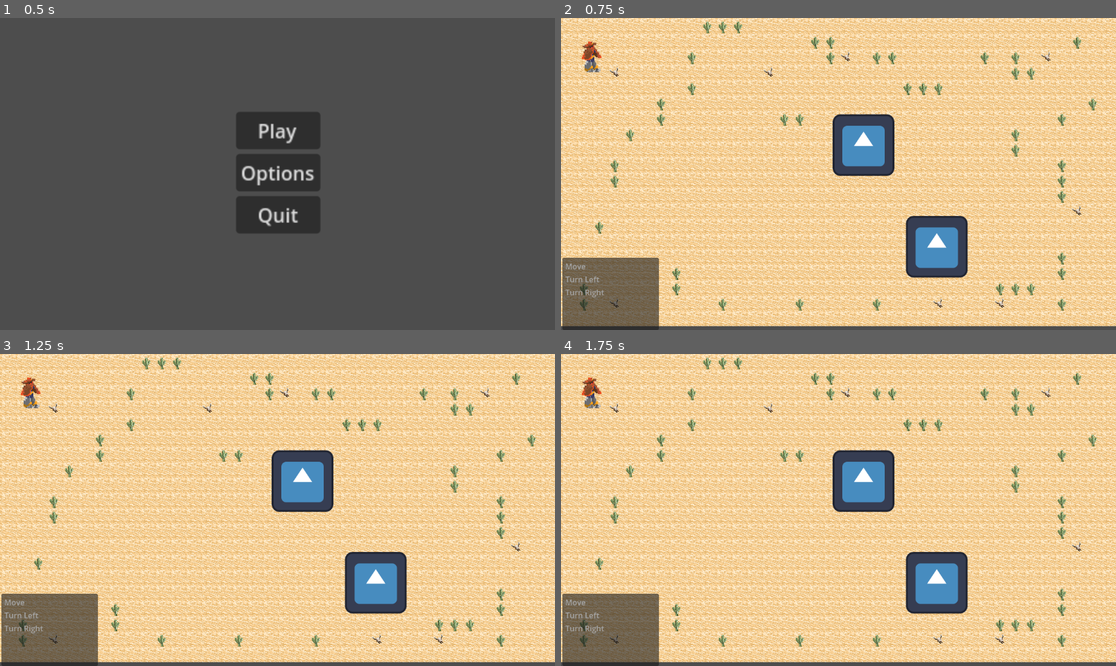
Above: before the commit, frames 1-4 (two rows, left to right).
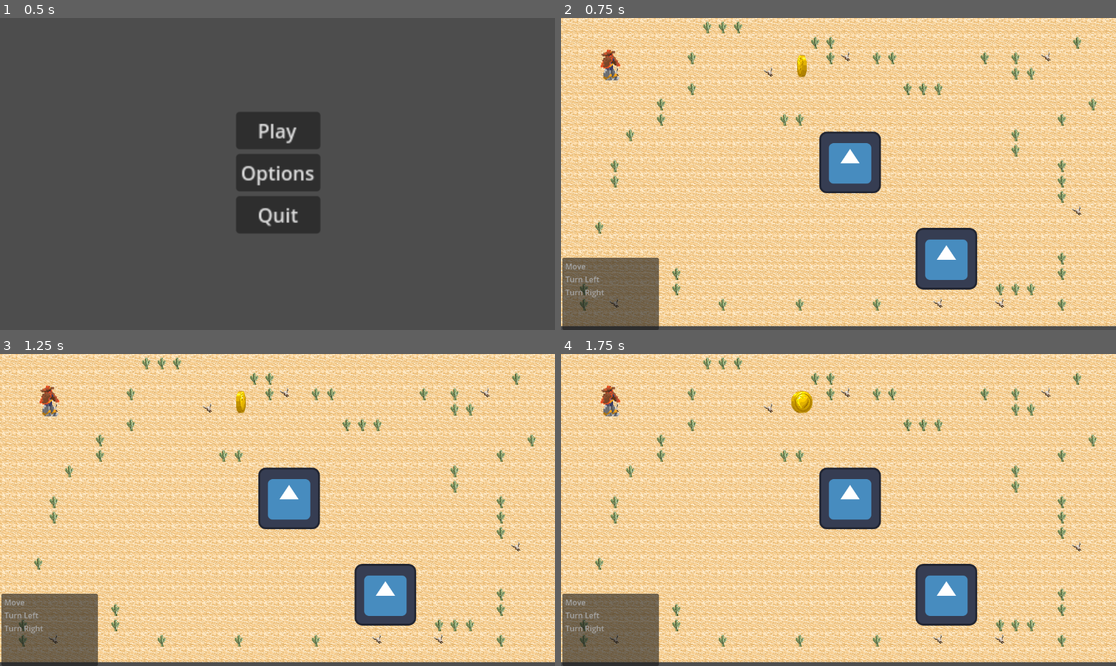
Above: after the commit, the same moments.

Repository: RunningGriffin/Hackathon-BYU-I
Game: Godot game, scene res://mainMenu.tscn
The game is run twice, just before and just after one commit, with the same random seed, the same clock (stepped at 60 frames per second) and the same inputs. The engine's default icon, where the game draws it, is replaced by a stand-in: a white triangle on a blue panel in a dark square.
Inputs:
- Up to frame 1 (0.5 s): no input
- Up to frame 2 (0.75 s): click "Play" at 0.5 s
- Up to frame 3 (1.25 s): no input
- Up to frame 4 (1.75 s): no input

Frame 1 is identical in both runs. In frame 2, 5.8% of the frame differs, in the area x 3-76%, y 7-88%; in frame 3, 5.8%; in frame 4, 6.0%.

Commit message:
coin/ minor changed to other classes

Diff:
--- /dev/null
+++ b/coin.gd
@@ -0,0 +1,6 @@
+extends Area2D
+
+
+# Called when the node enters the scene tree for the first time.
+func _ready():
+	$AnimatedSprite2D.play("animated")
--- /dev/null
+++ b/coin.tscn
@@ -0,0 +1,157 @@
+[gd_scene load_steps=34 format=3 uid="uid://c85tgs1l0pydn"]
+
+[ext_resource type="Texture2D" uid="uid://5nm6c5nx6gwy" path="res://images/PNG/Gold/Gold_1.png" id="1_2acro"]
+[ext_resource type="Script" path="res://coin.gd" id="1_cs0tx"]
+[ext_resource type="Texture2D" uid="uid://ds0jyjaxjgesr" path="res://images/PNG/Gold/Gold_2.png" id="2_lcou7"]
+[ext_resource type="Texture2D" uid="uid://ccn77secjpb3r" path="res://images/PNG/Gold/Gold_3.png" id="3_tll3p"]
+[ext_resource type="Texture2D" uid="uid://mawicwwi8nbe" path="res://images/PNG/Gold/Gold_4.png" id="4_1ealh"]
+[ext_resource type="Texture2D" uid="uid://b2g8kil2dr88u" path="res://images/PNG/Gold/Gold_5.png" id="5_th2p8"]
+[ext_resource type="Texture2D" uid="uid://1101kdba7ycn" path="res://images/PNG/Gold/Gold_6.png" id="6_8iepy"]
+[ext_resource type="Texture2D" uid="uid://73cf3wsb526f" path="res://images/PNG/Gold/Gold_7.png" id="7_on72a"]
+[ext_resource type="Texture2D" uid="uid://omx5o5utep6r" path="res://images/PNG/Gold/Gold_8.png" id="8_uc5n3"]
+[ext_resource type="Texture2D" uid="uid://dipr3h6k8js8g" path="res://images/PNG/Gold/Gold_9.png" id="9_cj8mh"]
+[ext_resource type="Texture2D" uid="uid://by4gegmcc8c60" path="res://images/PNG/Gold/Gold_11.png" id="10_3gvys"]
+[ext_resource type="Texture2D" uid="uid://defsaaf0al0lb" path="res://images/PNG/Gold/Gold_10.png" id="11_ng4bk"]
+[ext_resource type="Texture2D" uid="uid://qhbtjbp4s822" path="res://images/PNG/Gold/Gold_12.png" id="12_tb675"]
+[ext_resource type="Texture2D" uid="uid://43poqaq3r07m" path="res://images/PNG/Gold/Gold_13.png" id="13_0hsw1"]
+[ext_resource type="Texture2D" uid="uid://cjmnf1i8m25lu" path="res://images/PNG/Gold/Gold_14.png" id="14_8uxh8"]
+[ext_resource type="Texture2D" uid="uid://132106q4uo2e" path="res://images/PNG/Gold/Gold_16.png" id="15_wk8eh"]
+[ext_resource type="Texture2D" uid="uid://detdwpfdw3vgl" path="res://images/PNG/Gold/Gold_15.png" id="16_fpoj3"]
+[ext_resource type="Texture2D" uid="uid://cyix5ig1sbx4c" path="res://images/PNG/Gold/Gold_17.png" id="17_mdycu"]
+[ext_resource type="Texture2D" uid="uid://bmdl5h08ajvcc" path="res://images/PNG/Gold/Gold_18.png" id="18_ks8t0"]
+[ext_resource type="Texture2D" uid="uid://c2nbs7vqvwsc7" path="res://images/PNG/Gold/Gold_19.png" id="19_y8oa7"]
+[ext_resource type="Texture2D" uid="uid://bch57qg0de3eu" path="res://images/PNG/Gold/Gold_20.png" id="20_ansry"]
+[ext_resource type="Texture2D" uid="uid://ky2heschbgrj" path="res://images/PNG/Gold/Gold_21.png" id="21_kfwna"]
+[ext_resource type="Texture2D" uid="uid://b5g7uqvt5vdae" path="res://images/PNG/Gold/Gold_22.png" id="22_4evhy"]
+[ext_resource type="Texture2D" uid="uid://cayic7v4srqwn" path="res://images/PNG/Gold/Gold_23.png" id="23_vxnav"]
+[ext_resource type="Texture2D" uid="uid://mbcd5kitmrhe" path="res://images/PNG/Gold/Gold_24.png" id="24_sicur"]
+[ext_resource type="Texture2D" uid="uid://d3huf4ypyxd6u" path="res://images/PNG/Gold/Gold_25.png" id="25_luqr3"]
+[ext_resource type="Texture2D" uid="uid://s3e4nt1p6y48" path="res://images/PNG/Gold/Gold_26.png" id="26_t81yb"]
+[ext_resource type="Texture2D" uid="uid://db7x4wdpdwydl" path="res://images/PNG/Gold/Gold_27.png" id="27_xd3lh"]
+[ext_resource type="Texture2D" uid="uid://bdwb3tnxsxhly" path="res://images/PNG/Gold/Gold_28.png" id="28_rnws7"]
+[ext_resource type="Texture2D" uid="uid://dc2wkqy1l2len" path="res://images/PNG/Gold/Gold_29.png" id="29_py30w"]
+[ext_resource type="Texture2D" uid="uid://cbo03kybujal4" path="res://images/PNG/Gold/Gold_30.png" id="30_tks4y"]
+
+[sub_resource type="SpriteFrames" id="SpriteFrames_nqrcb"]
+animations = [{
+"frames": [{
+"duration": 1.0,
+"texture": ExtResource("1_2acro")
+}, {
+"duration": 1.0,
+"texture": ExtResource("2_lcou7")
+}, {
+"duration": 1.0,
+"texture": ExtResource("3_tll3p")
+}, {
+"duration": 1.0,
+"texture": ExtResource("4_1ealh")
+}, {
+"duration": 1.0,
+"texture": ExtResource("5_th2p8")
+}, {
+"duration": 1.0,
+"texture": ExtResource("6_8iepy")
+}, {
+"duration": 1.0,
+"texture": ExtResource("7_on72a")
+}, {
+"duration": 1.0,
+"texture": ExtResource("8_uc5n3")
+}, {
+"duration": 1.0,
+"texture": ExtResource("9_cj8mh")
+}, {
+"duration": 1.0,
+"texture": ExtResource("10_3gvys")
+}, {
+"duration": 1.0,
+"texture": ExtResource("11_ng4bk")
+}, {
+"duration": 1.0,
+"texture": ExtResource("12_tb675")
+}, {
+"duration": 1.0,
+"texture": ExtResource("13_0hsw1")
+}, {
+"duration": 1.0,
+"texture": ExtResource("14_8uxh8")
+}, {
+"duration": 1.0,
+"texture": ExtResource("15_wk8eh")
+}, {
+"duration": 1.0,
+"texture": ExtResource("16_fpoj3")
+}, {
+"duration": 1.0,
+"texture": ExtResource("17_mdycu")
+}, {
+"duration": 1.0,
+"texture": ExtResource("18_ks8t0")
+}, {
+"duration": 1.0,
+"texture": ExtResource("19_y8oa7")
+}, {
+"duration": 1.0,
+"texture": ExtResource("20_ansry")
+}, {
+"duration": 1.0,
+"texture": ExtResource("21_kfwna")
+}, {
+"duration": 1.0,
+"texture": ExtResource("22_4evhy")
+}, {
+"duration": 1.0,
+"texture": ExtResource("23_vxnav")
+}, {
+"duration": 1.0,
+"texture": ExtResource("24_sicur")
+}, {
+"duration": 1.0,
+"texture": ExtResource("25_luqr3")
+}, {
+"duration": 1.0,
+"texture": ExtResource("26_t81yb")
+}, {
+"duration": 1.0,
+"texture": ExtResource("27_xd3lh")
+}, {
+"duration": 1.0,
+"texture": ExtResource("28_rnws7")
+}, {
+"duration": 1.0,
+"texture": ExtResource("29_py30w")
+}, {
+"duration": 1.0,
+"texture": ExtResource("30_tks4y")
+}],
+"loop": true,
+"name": &"animated",
+"speed": 15.0
+}, {
+"frames": [{
+"duration": 1.0,
+"texture": ExtResource("1_2acro")
+}],
+"loop": true,
+"name": &"default",
+"speed": 5.0
+}]
+
+[sub_resource type="CircleShape2D" id="CircleShape2D_bcslx"]
+radius = 281.256
+
+[node name="Coin" type="Area2D"]
+scale = Vector2(0.08, 0.08)
+script = ExtResource("1_cs0tx")
+metadata/_edit_group_ = true
+
+[node name="AnimatedSprite2D" type="AnimatedSprite2D" parent="."]
+sprite_frames = SubResource("SpriteFrames_nqrcb")
+animation = &"animated"
+frame = 24
+frame_progress = 0.292154
+
+[node name="CollisionShape2D" type="CollisionShape2D" parent="."]
+shape = SubResource("CircleShape2D_bcslx")
+metadata/_edit_group_ = true
--- a/gameover.gd
+++ b/gameover.gd
@@ -1,4 +1,8 @@
 extends Control
 
 func _on_restart_button_pressed():
+	get_tree().change_scene_to_file("res://world.tscn")
+
+
+func _on_menu_button_pressed():
 	get_tree().change_scene_to_file("res://mainMenu.tscn")
--- a/gameover.tscn
+++ b/gameover.tscn
@@ -68,14 +68,32 @@
 anchor_top = 0.5
 anchor_right = 0.5
 anchor_bottom = 0.5
-offset_left = -157.5
-offset_top = 42.5
-offset_right = 159.5
-offset_bottom = 116.5
+offset_left = -159.5
+offset_top = 62.5
+offset_right = 157.5
+offset_bottom = 136.5
 grow_horizontal = 2
 grow_vertical = 2
 theme_override_fonts/font = ExtResource("3_a6f3q")
 theme_override_font_sizes/font_size = 56
 text = "Retry"
 
+[node name="MenuButton" type="Button" parent="Panel"]
+layout_mode = 1
+anchors_preset = 8
+anchor_left = 0.5
+anchor_top = 0.5
+anchor_right = 0.5
+anchor_bottom = 0.5
+offset_left = -4.0
+offset_top = -4.0
+offset_right = 4.0
+offset_bottom = 4.0
+grow_horizontal = 2
+grow_vertical = 2
+theme_override_fonts/font = ExtResource("3_a6f3q")
+theme_override_font_sizes/font_size = 40
+text = "Main Menu"
+
 [connection signal="pressed" from="Panel/RestartButton" to="." method="_on_restart_button_pressed"]
+[connection signal="pressed" from="Panel/MenuButton" to="." method="_on_menu_button_pressed"]
--- a/player.gd
+++ b/player.gd
@@ -2,7 +2,7 @@
 
 const SPEED = 400
 const RADIANS = PI /2
-var screen_size
+var screen_size: Vector2
 
 var action_move_toggle = false
 var action_turn_left_toggle = false
@@ -12,7 +12,8 @@
 var direction = 3
 
 func _ready():
-	screen_size = get_viewport_rect().size
+	screen_size.x = 1150
+	screen_size.y = 650
 	$AnimatedSprite2D.play()
 
 
@@ -28,16 +29,16 @@
 	if action_move_toggle:
 		if direction == 0:
 			$AnimatedSprite2D.animation = 'back'
-			position.y -= 100
+			position.y -= 50
 		elif direction == 1:
 			$AnimatedSprite2D.animation = 'left'
-			position.x -= 100
+			position.x -= 50
 		elif direction == 2:
 			$AnimatedSprite2D.animation = 'front'
-			position.y += 100
+			position.y += 50
 		elif direction == 3:
 			$AnimatedSprite2D.animation = 'right'
-			position.x += 100
+			position.x += 50
 
 	if action_turn_left_toggle:
 		if direction == 3:
--- a/world.tscn
+++ b/world.tscn
@@ -1,10 +1,11 @@
-[gd_scene load_steps=7 format=3 uid="uid://cpskj7ryuoaeq"]
+[gd_scene load_steps=8 format=3 uid="uid://cpskj7ryuoaeq"]
 
 [ext_resource type="PackedScene" uid="uid://dcbkq2ko4hnrq" path="res://player.tscn" id="1_8hw71"]
 [ext_resource type="Script" path="res://world.gd" id="1_ps516"]
 [ext_resource type="PackedScene" uid="uid://clbtedsudd8l4" path="res://tile_map.tscn" id="2_bvqsw"]
 [ext_resource type="PackedScene" uid="uid://dfbh1fpc80s2l" path="res://actionsInterface.tscn" id="4_8s40o"]
 [ext_resource type="PackedScene" uid="uid://ofsykiave038" path="res://enemy.tscn" id="5_c2q0w"]
+[ext_resource type="PackedScene" uid="uid://c85tgs1l0pydn" path="res://coin.tscn" id="6_cpruv"]
 [ext_resource type="PackedScene" uid="uid://dujtvgf5x7fa4" path="res://gameover.tscn" id="6_tnsj5"]
 
 [node name="World" type="Node"]
@@ -13,14 +14,18 @@
 [node name="TileMap" parent="." instance=ExtResource("2_bvqsw")]
 
 [node name="Player" parent="TileMap" instance=ExtResource("1_8hw71")]
-position = Vector2(61, 83)
+position = Vector2(100, 100)
 
 [node name="actionsInterface" parent="TileMap" instance=ExtResource("4_8s40o")]
 
 [node name="Enemy" parent="TileMap" instance=ExtResource("5_c2q0w")]
+position = Vector2(600, 300)
 
 [node name="Enemy2" parent="TileMap" instance=ExtResource("5_c2q0w")]
-position = Vector2(780, 475)
+position = Vector2(800, 500)
+
+[node name="Coin" parent="TileMap" instance=ExtResource("6_cpruv")]
+position = Vector2(500, 100)
 
 [node name="GameOverScreen" parent="." instance=ExtResource("6_tnsj5")]
 
Binary file added: images/PNG/Bronze/Bronze_1.png
Not shown, added: images/PNG/Bronze/Bronze_1.png.import
Binary file added: images/PNG/Bronze/Bronze_10.png
Not shown, added: images/PNG/Bronze/Bronze_10.png.import
Binary file added: images/PNG/Bronze/Bronze_11.png
Not shown, added: images/PNG/Bronze/Bronze_11.png.import
Binary file added: images/PNG/Bronze/Bronze_12.png
Not shown, added: images/PNG/Bronze/Bronze_12.png.import
Binary file added: images/PNG/Bronze/Bronze_13.png
Not shown, added: images/PNG/Bronze/Bronze_13.png.import
Binary file added: images/PNG/Bronze/Bronze_14.png
Not shown, added: images/PNG/Bronze/Bronze_14.png.import
(and 168 more such lines)
